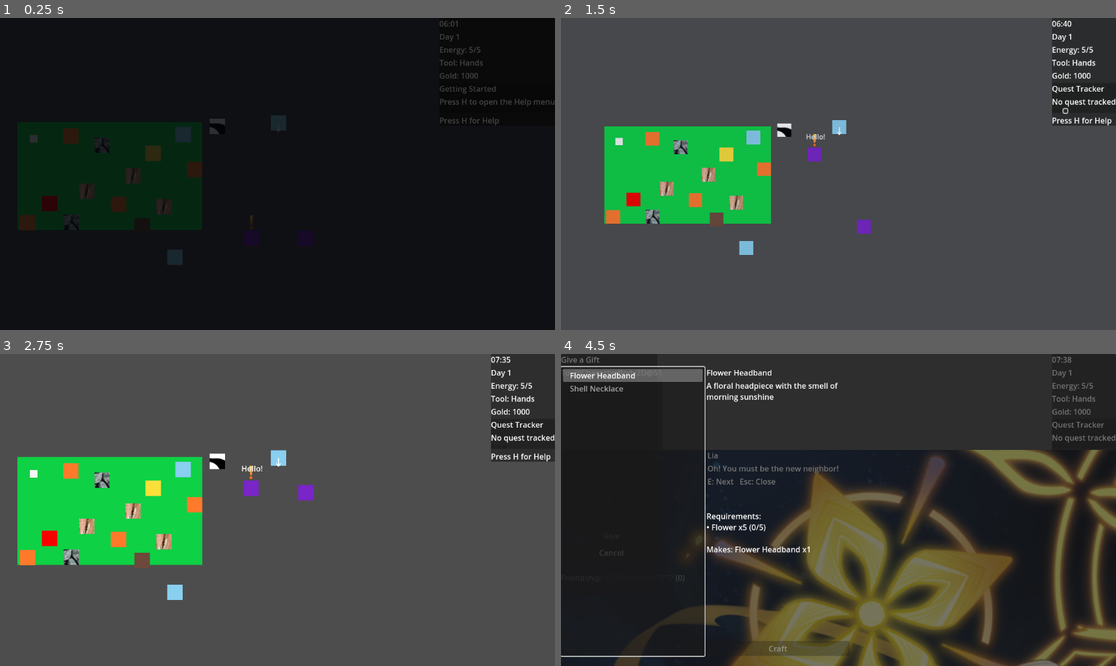
Above: before the commit, frames 1-4 (two rows, left to right).
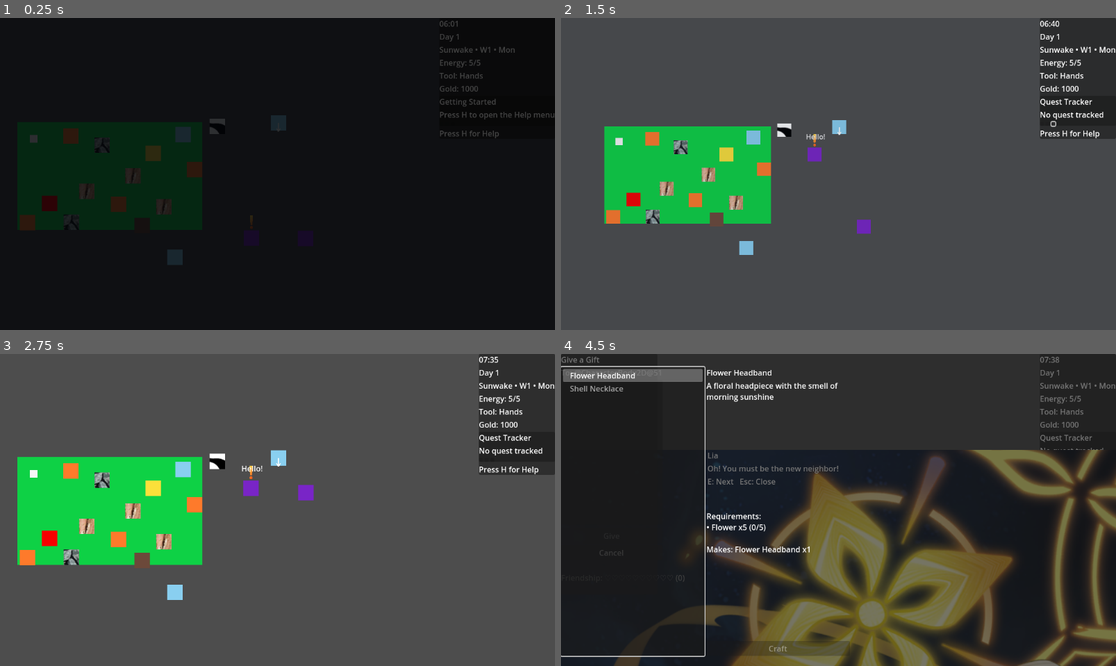
Above: after the commit, the same moments.

Repository: Elias-Fariz/agri-cultured
Game: Godot game, scene res://tscn/Farm.tscn
Two runs of this game, one before a commit and one after it. Both use one fixed random seed, a clock stepped at 60 frames per second and the inputs below.
Inputs (mouse positions are in pixels of both pictures, inside the frame that each line leads up to; where the layout moved, square brackets give the same spot in the first picture):
- Up to frame 1 (0.25 s): no input
- Up to frame 2 (1.5 s): tap H (open_help) at 0.5 s; move the mouse to (960, 158) at 0.52 s; hold D (move_right) 0.53-1.25 s; hold = (camera_zoom_in) 0.53-1.25 s; tap Enter (ui_accept) at 0.77 s; click (1021, 124) [1021, 111] at 1.25 s
- Up to frame 3 (2.75 s): tap H (open_help) at 2 s; move the mouse to (166, 525) at 2.02 s; hold S (move_down) from 2.03 s (still down); tap - (camera_zoom_out) at 2.1 s; tap Enter (ui_accept) at 2.27 s
- Up to frame 4 (4.5 s): tap H (open_help) at 2.75, 4.25 s; move the mouse to (894, 441) at 2.77 s; release S (move_down) at 2.78 s; hold D (move_right) 2.78-3.53 s; hold E (interact) 2.78-3.53 s; move the mouse to (810, 572) at 3.52 s; hold W (move_up) 3.53-4.28 s; tap C (open_crafting) at 3.6 s; move the mouse to (1005, 556) at 4.27 s; hold A (move_left) from 4.28 s (still down); hold G (open_gift) from 4.28 s (still down)

The runs differ from the first frame. In frame 1, 0.7% of the frame differs, in the area x 79-100%, y 9-39%; in frame 2, 2.1%, in the area x 86-100%, y 0-39%; in frame 3, 2.1%; in frame 4, 0.6%.

Commit message:
season start
implementing sunwake and duskhaven, the bi-yearly seasons of the game, with crops turning into resources and more on the way!

Diff:
--- /dev/null
+++ b/autoloads/CalendarSystem.gd
@@ -0,0 +1,106 @@
+# res://autoloads/CalendarSystem.gd
+extends Node
+
+signal calendar_changed
+signal season_changed(new_season: int)
+
+# 28-day seasons, 7-day weeks (your preference)
+@export var days_per_week: int = 7
+@export var days_per_season: int = 28
+
+# Optional: start-of-game baseline
+# Day 1 is the first day of Sunwake by default.
+@export var start_season: int = 0  # 0=Sunwake, 1=Duskhaven
+
+enum Season { SUNWAKE, DUSKHAVEN }
+
+const SEASON_NAMES := {
+	Season.SUNWAKE: "Sunwake",
+	Season.DUSKHAVEN: "Duskhaven",
+}
+
+const DAY_NAMES := ["Mon", "Tue", "Wed", "Thu", "Fri", "Sat", "Sun"]
+
+var _current_season: int = Season.SUNWAKE
+
+func _ready() -> void:
+	_current_season = start_season
+	# Hook into TimeManager
+	if TimeManager != null and TimeManager.has_signal("day_changed"):
+		TimeManager.day_changed.connect(_on_day_changed)
+
+	# Bootstrap
+	_recompute_and_emit(true)
+
+func _on_day_changed(_day: int) -> void:
+	_recompute_and_emit(false)
+
+func _recompute_and_emit(is_bootstrap: bool) -> void:
+	var old_season := _current_season
+	_current_season = get_season()
+
+	if _current_season != old_season and not is_bootstrap:
+		season_changed.emit(_current_season)
+
+	calendar_changed.emit()
+
+# -----------------------------------------------------------------------------
+# Core calendar math (based purely on TimeManager.day)
+# -----------------------------------------------------------------------------
+
+func get_total_day_index() -> int:
+	# Convert TimeManager.day (1-based) -> 0-based index
+	if TimeManager == null:
+		return 0
+	return max(0, int(TimeManager.day) - 1)
+
+func get_season() -> int:
+	# Two-season loop: 28 days each => 56-day cycle
+	var day_index := get_total_day_index()
+	var cycle_len := days_per_season * 2
+	var in_cycle := day_index % cycle_len
+	return Season.SUNWAKE if in_cycle < days_per_season else Season.DUSKHAVEN
+
+func get_season_name() -> String:
+	return String(SEASON_NAMES.get(get_season(), "Unknown"))
+
+func get_day_in_season() -> int:
+	# 1..28
+	return get_season_day_index() + 1
+
+func get_season_day_index() -> int:
+	# 0..27
+	var day_index := get_total_day_index()
+	var cycle_len := days_per_season * 2
+	var in_cycle := day_index % cycle_len
+	if in_cycle >= days_per_season:
+		in_cycle -= days_per_season
+	return in_cycle
+
+func get_week_in_season() -> int:
+	# 1..4 for a 28-day season with 7-day weeks
+	return int(get_season_day_index() / max(1, days_per_week)) + 1
+
+func get_day_of_week_index() -> int:
+	# 0..6
+	return get_total_day_index() % max(1, days_per_week)
+
+func get_day_of_week_name() -> String:
+	var idx := get_day_of_week_index()
+	if idx >= 0 and idx < DAY_NAMES.size():
+		return DAY_NAMES[idx]
+	return "Day"
+
+func get_calendar_string_short() -> String:
+	# Example: "Sunwake • W2 • Thu"
+	return "%s • W%d • %s" % [get_season_name(), get_week_in_season(), get_day_of_week_name()]
+
+func get_calendar_string_long() -> String:
+	# Example: "Sunwake — Week 2 — Thu — Day 10/28"
+	return "%s — Week %d — %s — Day %d/%d" % [
+		get_season_name(),
+		get_week_in_season(),
+		get_day_of_week_name(),
+		get_day_in_season(),
+		days_per_season
+	]
--- /dev/null
+++ b/autoloads/CalendarSystem.tscn
@@ -0,0 +1,6 @@
+[gd_scene load_steps=2 format=3 uid="uid://cctpuew1452ma"]
+
+[ext_resource type="Script" uid="uid://c3r1rx2khtf6q" path="res://autoloads/CalendarSystem.gd" id="1_ao7us"]
+
+[node name="Node" type="Node"]
+script = ExtResource("1_ao7us")
--- /dev/null
+++ b/autoloads/CropDb.gd
@@ -0,0 +1,99 @@
+# res://crops/CropDb.gd
+extends Node
+
+@export var crops: Array[CropData] = []  # drag your CropData resources here
+
+var _by_id: Dictionary = {} # crop_id -> CropData
+
+func _ready() -> void:
+	_rebuild_index()
+
+func _rebuild_index() -> void:
+	_by_id.clear()
+	for c in crops:
+		if c == null:
+			continue
+		var id := c.crop_id.strip_edges()
+		if id == "":
+			continue
+		_by_id[id] = c
+
+func get_crop(crop_id: String) -> CropData:
+	return _by_id.get(crop_id, null)
+
+func is_allowed_in_season(crop: CropData, season_name: String) -> bool:
+	if crop == null:
+		return false
+	if crop.allowed_seasons.is_empty():
+		return true
+	return crop.allowed_seasons.has(season_name)
+
+func get_effective_stage_days(crop: CropData, stage_index: int, season_name: String) -> int:
+	if crop == null:
+		return 1
+	var base := 1
+	if stage_index >= 0 and stage_index < crop.days_per_stage.size():
+		base = int(crop.days_per_stage[stage_index])
+	base = max(1, base)
+
+	if season_name == "Sunwake":
+		base = max(1, base - int(crop.sunwake_stage_days_bonus))
+	elif season_name == "Duskhaven":
+		base = base + int(crop.duskhaven_stage_days_penalty)
+
+	return max(1, base)
+
+func should_chill_today(crop: CropData, season_name: String) -> bool:
+	if crop == null:
+		return false
+	if season_name != "Duskhaven":
+		return false
+	var p := clampf(crop.duskhaven_chill_chance, 0.0, 1.0)
+	return randf() < p
+
+func get_harvest_item(crop: CropData, stage_index: int) -> String:
+	if crop == null:
+		return ""
+
+	if crop.harvest_items_by_stage.size() > 0 and crop.harvest_items_by_stage.has(stage_index):
+		return String(crop.harvest_items_by_stage[stage_index])
+
+	return crop.harvest_item
+
+func get_harvest_yield(crop: CropData, stage_index: int, season_name: String) -> int:
+	if crop == null:
+		return 1
+
+	var qty := 1
+
+	# stage-specific yield overrides
+	if crop.harvest_yields_by_stage.size() > 0 and crop.harvest_yields_by_stage.has(stage_index):
+		qty = int(crop.harvest_yields_by_stage[stage_index])
+	elif crop.harvest_yield_min > 0 or crop.harvest_yield_max > 0:
+		var mn :Variant= max(0, crop.harvest_yield_min)
+		var mx :Variant= max(mn, crop.harvest_yield_max)
+		qty = randi_range(mn, mx)
+	else:
+		qty = max(1, crop.harvest_yield)
+
+	# seasonal multiplier (round to feel fair)
+	var mul := 1.0
+	if season_name == "Sunwake":
+		mul = crop.sunwake_yield_multiplier
+	elif season_name == "Duskhaven":
+		mul = crop.duskhaven_yield_multiplier
+
+	var final_qty := int(round(float(qty) * max(0.01, mul)))
+	return max(1, final_qty)
+
+func get_ripe_stage(crop: CropData) -> int:
+	if crop == null:
+		return -1
+	if crop.ripe_stage >= 0:
+		return crop.ripe_stage
+	return crop.stage_atlas_coords.size() - 1
+
+func get_overripe_stage(crop: CropData) -> int:
+	if crop == null:
+		return -1
+	return crop.overripe_stage
--- /dev/null
+++ b/autoloads/CropDb.tscn
@@ -0,0 +1,12 @@
+[gd_scene load_steps=7 format=3 uid="uid://cybu1x7apco0x"]
+
+[ext_resource type="Script" uid="uid://ce47k2smfx081" path="res://autoloads/CropDb.gd" id="1_6kf2c"]
+[ext_resource type="Script" uid="uid://cmbjjvs5dc80" path="res://data/crops/CropData.gd" id="2_2n75j"]
+[ext_resource type="Resource" uid="uid://dn5ppf46kpq0b" path="res://data/crops/avocado.tres" id="3_hyhmg"]
+[ext_resource type="Resource" uid="uid://bqfq72qldqx62" path="res://data/crops/blueberry.tres" id="4_dcq3g"]
+[ext_resource type="Resource" uid="uid://cf07vhmff4cvl" path="res://data/crops/strawberry.tres" id="5_prl3t"]
+[ext_resource type="Resource" uid="uid://blcs605jkyc5e" path="res://data/crops/watermelon.tres" id="6_q2rma"]
+
+[node name="Node" type="Node"]
+script = ExtResource("1_6kf2c")
+crops = Array[ExtResource("2_2n75j")]([ExtResource("3_hyhmg"), ExtResource("4_dcq3g"), ExtResource("5_prl3t"), ExtResource("6_q2rma")])
--- /dev/null
+++ b/data/crops/CropData.gd
@@ -0,0 +1,49 @@
+# res://crops/CropData.gd
+extends Resource
+class_name CropData
+
+@export var crop_id: String = ""  # e.g. "watermelon" (lowercase key)
+@export var display_name: String = "" # optional, for UI later
+
+# IMPORTANT:
+# This lets you avoid the "one huge atlas forever" problem.
+# You can put different crops in different TileSet atlas sources (different textures),
+# and just set source_id per crop here.
+@export var tile_source_id: int = 1  # default: your crops_source_id
+
+# Stages in the atlas (Vector2i coords)
+@export var stage_atlas_coords: Array[Vector2i] = []
+@export var days_per_stage: Array[int] = []   # same length as stage_atlas_coords
+
+# Water rules
+@export var ignore_water_after_stage: int = -1  # -1 means never ignore
+
+# Harvest rules (simple + advanced)
+@export var harvest_item: String = ""
+@export var harvest_yield: int = 1
+@export var harvest_yield_min: int = 0
+@export var harvest_yield_max: int = 0
+
+@export var harvestable_stages: Array[int] = []  # if empty, final stage harvestable
+@export var harvest_items_by_stage: Dictionary = {}   # { stage(int): "ItemID" }
+@export var harvest_yields_by_stage: Dictionary = {}  # { stage(int): yield(int) }
+
+# Regrow
+@export var regrow_to_stage: int = -1  # -1 means no regrow
+@export var regrow_days: int = 1
+
+# Ripe/overripe indicators
+@export var ripe_stage: int = -1
+@export var overripe_stage: int = -1
+
+# Seasonal tuning (gentle knobs)
+@export var allowed_seasons: Array[String] = ["Sunwake", "Duskhaven"]  # keep cozy: allow both unless you WANT gating
+@export var duskhaven_chill_chance: float = 0.0  # 0.0..1.0 (chance to "not tick" a day)
+@export var sunwake_stage_days_bonus: int = 0     # subtract days (min 1)
+@export var duskhaven_stage_days_penalty: int = 0 # add days
+
+@export var sunwake_yield_multiplier: float = 1.0
+@export var duskhaven_yield_multiplier: float = 1.0
+
+func is_valid() -> bool:
+	return crop_id.strip_edges() != "" and stage_atlas_coords.size() > 0 and days_per_stage.size() == stage_atlas_coords.size()
--- /dev/null
+++ b/data/crops/avocado.tres
@@ -0,0 +1,19 @@
+[gd_resource type="Resource" script_class="CropData" load_steps=2 format=3 uid="uid://dn5ppf46kpq0b"]
+
+[ext_resource type="Script" uid="uid://cmbjjvs5dc80" path="res://data/crops/CropData.gd" id="1_2pup6"]
+
+[resource]
+script = ExtResource("1_2pup6")
+crop_id = "avocado"
+display_name = "Avocado"
+stage_atlas_coords = Array[Vector2i]([Vector2i(0, 3), Vector2i(1, 3), Vector2i(2, 3)])
+days_per_stage = Array[int]([2, 2, 9999])
+ignore_water_after_stage = 1
+harvestable_stages = Array[int]([1, 2])
+harvest_items_by_stage = {
+1: "Avocado",
+2: "Overripe Avocado"
+}
+ripe_stage = 1
+overripe_stage = 2
+metadata/_custom_type_script = "uid://cmbjjvs5dc80"
--- /dev/null
+++ b/data/crops/blueberry.tres
@@ -0,0 +1,16 @@
+[gd_resource type="Resource" script_class="CropData" load_steps=2 format=3 uid="uid://bqfq72qldqx62"]
+
+[ext_resource type="Script" uid="uid://cmbjjvs5dc80" path="res://data/crops/CropData.gd" id="1_i3dyd"]
+
+[resource]
+script = ExtResource("1_i3dyd")
+crop_id = "blueberry"
+display_name = "Blueberry"
+stage_atlas_coords = Array[Vector2i]([Vector2i(0, 1), Vector2i(1, 1), Vector2i(2, 1), Vector2i(3, 1)])
+days_per_stage = Array[int]([1, 1, 1, 9999])
+harvest_item = "Blueberry"
+harvest_yield = 0
+harvest_yield_min = 2
+harvest_yield_max = 4
+regrow_to_stage = 2
+metadata/_custom_type_script = "uid://cmbjjvs5dc80"
--- /dev/null
+++ b/data/crops/strawberry.tres
@@ -0,0 +1,13 @@
+[gd_resource type="Resource" script_class="CropData" load_steps=2 format=3 uid="uid://cf07vhmff4cvl"]
+
+[ext_resource type="Script" uid="uid://cmbjjvs5dc80" path="res://data/crops/CropData.gd" id="1_b3eid"]
+
+[resource]
+script = ExtResource("1_b3eid")
+crop_id = "strawberry"
+display_name = "Strawberry"
+stage_atlas_coords = Array[Vector2i]([Vector2i(0, 2), Vector2i(1, 2), Vector2i(2, 2), Vector2i(3, 2)])
+days_per_stage = Array[int]([1, 1, 1, 9999])
+harvest_item = "Strawberry"
+regrow_to_stage = 1
+metadata/_custom_type_script = "uid://cmbjjvs5dc80"
--- /dev/null
+++ b/data/crops/watermelon.tres
@@ -0,0 +1,12 @@
+[gd_resource type="Resource" script_class="CropData" load_steps=2 format=3 uid="uid://blcs605jkyc5e"]
+
+[ext_resource type="Script" uid="uid://cmbjjvs5dc80" path="res://data/crops/CropData.gd" id="1_s660x"]
+
+[resource]
+script = ExtResource("1_s660x")
+crop_id = "watermelon"
+display_name = "Watermelon"
+stage_atlas_coords = Array[Vector2i]([Vector2i(0, 0), Vector2i(1, 0), Vector2i(2, 0)])
+days_per_stage = Array[int]([1, 1, 9999])
+harvest_item = "Watermelon"
+metadata/_custom_type_script = "uid://cmbjjvs5dc80"
--- a/project.godot
+++ b/project.godot
@@ -28,6 +28,8 @@
 ToolSystem="*res://autoloads/ToolSystem.gd"
 CutsceneDirector="*res://autoloads/CutsceneDirector.gd"
 FadeOverlay="*res://autoloads/FadeOverlay.gd"
+CropDb="*res://autoloads/CropDb.tscn"
+CalendarSystem="*res://autoloads/CalendarSystem.tscn"
 
 [input]
 
--- a/scripts/Farm.gd
+++ b/scripts/Farm.gd
@@ -23,50 +23,50 @@
 # - stages: atlas coords in crops.png
 # - days: how many days each stage lasts (final stage can be huge like 9999)
 # - harvest_item: what to add to inventory on harvest
-var crop_defs := {
-	"watermelon": {
-		"stages": [Vector2i(0,0), Vector2i(1,0), Vector2i(2,0)],
-		"days":   [1, 1, 9999],
-		"harvest_item": "Watermelon",
-		"harvest_yield": 1,
-	},
-
-	"blueberry": {
-		"stages": [Vector2i(0,1), Vector2i(1,1), Vector2i(2,1), Vector2i(3,1)],
-		"days":   [1, 1, 1, 9999],
-		"harvest_item": "Blueberry",
-		"harvest_yield_min": 2,
-		"harvest_yield_max": 4,
-		"regrow_to_stage": 2,
-		"regrow_days": 1,
-	},
-
-	"strawberry": {
-		"stages": [Vector2i(0,2), Vector2i(1,2), Vector2i(2,2), Vector2i(3,2)],
-		"days":   [1, 1, 1, 9999],
-		"harvest_item": "Strawberry",
-		"harvest_yield": 1,
-		"regrow_to_stage": 1,
-		"regrow_days": 1,
-	},
-
-	"avocado": {
-		"stages": [Vector2i(0,3), Vector2i(1,3), Vector2i(2,3)],
-		"days":   [2, 2, 9999],
-		"harvest_items_by_stage": {
-			1: "Avocado",
-			2: "Overripe Avocado",
-		},
-		"harvest_yields_by_stage": {
-			1: 1,
-			2: 1,
-		},
-		"harvestable_stages": [1, 2],
-		"ignore_water_after_stage": 1,
-		"ripe_stage": 1,
-		"overripe_stage": 2,
-	},
-}
+#var crop_defs := {
+	#"watermelon": {
+		#"stages": [Vector2i(0,0), Vector2i(1,0), Vector2i(2,0)],
+		#"days":   [1, 1, 9999],
+		#"harvest_item": "Watermelon",
+		#"harvest_yield": 1,
+	#},
+#
+	#"blueberry": {
+		#"stages": [Vector2i(0,1), Vector2i(1,1), Vector2i(2,1), Vector2i(3,1)],
+		#"days":   [1, 1, 1, 9999],
+		#"harvest_item": "Blueberry",
+		#"harvest_yield_min": 2,
+		#"harvest_yield_max": 4,
+		#"regrow_to_stage": 2,
+		#"regrow_days": 1,
+	#},
+#
+	#"strawberry": {
+		#"stages": [Vector2i(0,2), Vector2i(1,2), Vector2i(2,2), Vector2i(3,2)],
+		#"days":   [1, 1, 1, 9999],
+		#"harvest_item": "Strawberry",
+		#"harvest_yield": 1,
+		#"regrow_to_stage": 1,
+		#"regrow_days": 1,
+	#},
+#
+	#"avocado": {
+		#"stages": [Vector2i(0,3), Vector2i(1,3), Vector2i(2,3)],
+		#"days":   [2, 2, 9999],
+		#"harvest_items_by_stage": {
+			#1: "Avocado",
+			#2: "Overripe Avocado",
+		#},
+		#"harvest_yields_by_stage": {
+			#1: 1,
+			#2: 1,
+		#},
+		#"harvestable_stages": [1, 2],
+		#"ignore_water_after_stage": 1,
+		#"ripe_stage": 1,
+		#"overripe_stage": 2,
+	#},
+#}
 
 # crop_state[cell] = { "type": String, "stage": int, "days_left": int }
 var crop_state: Dictionary = {}
@@ -296,8 +296,10 @@
 func _try_plant_crop_return_success(crop_name: String) -> bool:
 	if GameState.is_gameplay_locked():
 		return false
-	if not crop_defs.has(crop_name):
-		print("Unknown crop: ", crop_name)
+
+	var crop := CropDb.get_crop(crop_name) if CropDb != null else null
+	if crop == null or not crop.is_valid():
+		print("Unknown/invalid crop: ", crop_name)
 		return false
 
 	var player_cell: Vector2i = ground.local_to_map(ground.to_local(player.global_position))
@@ -318,16 +320,22 @@
 		print("Something already on that tile.")
 		return false
 
-	var def: Dictionary = crop_defs[crop_name]
-	var stages: Array = def["stages"]
-	var days: Array = def["days"]
-
-	objects.set_cell(0, cell, crops_source_id, stages[0])
+	# Optional: gentle seasonal gating (OFF by default if allowed_seasons has both)
+	var season_name :Variant= CalendarSystem.season if CalendarSystem != null else "Sunwake"
+	if not CropDb.is_allowed_in_season(crop, season_name):
+		print("This crop doesn't like this season:", season_name)
+		return false
+
+	# Place stage 0 tile
+	var stage0 := crop.stage_atlas_coords[0]
+	objects.set_cell(0, cell, crop.tile_source_id, stage0)
+
+	var days0 := CropDb.get_effective_stage_days(crop, 0, season_name)
 
 	crop_state[cell] = {
 		"type": crop_name,
 		"stage": 0,
-		"days_left": int(days[0])
+		"days_left": int(days0)
 	}
 
 	print("Planted ", crop_name, " at ", cell)
@@ -336,23 +344,21 @@
 	return true
 
 func _advance_all_crops_one_day(raining: bool = false) -> void:
+	var season_name :Variant= CalendarSystem.season if CalendarSystem != null else "Sunwake"
+
 	var cells := crop_state.keys()
-
 	for cell in cells:
 		var data: Dictionary = crop_state[cell]
-		var crop_name := String(data["type"])
-
-		if not crop_defs.has(crop_name):
+		var crop_name := String(data.get("type", ""))
+
+		var crop := CropDb.get_crop(crop_name) if CropDb != null else null
+		if crop == null or not crop.is_valid():
 			continue
 
-		var def: Dictionary = crop_defs[crop_name]
-		var stages: Array = def["stages"]
-		var days: Array = def["days"]
-
-		var stage: int = int(data["stage"])
+		var stage: int = int(data.get("stage", 0))
 		var watered := (raining or is_cell_watered(cell))
 
-		var ignore_after := int(def.get("ignore_water_after_stage", -1))
+		var ignore_after := int(crop.ignore_water_after_stage)
 		var needs_water := true
 		if ignore_after != -1 and stage >= ignore_after:
 			needs_water = false
@@ -360,7 +366,13 @@
 		if needs_water and not watered:
 			continue
 
-		var days_left: int = int(data["days_left"]) - 1
+		# Duskhaven "chill day" (soft slowdown, not constant punishment)
+		if CropDb != null and CropDb.should_chill_today(crop, season_name):
+			# Still keep indicator updated (optional)
+			_update_crop_indicator(cell)
+			continue
+
+		var days_left: int = int(data.get("days_left", 1)) - 1
 		data["days_left"] = days_left
 
 		if days_left > 0:
@@ -369,20 +381,20 @@
 
 		var next_stage := stage + 1
 
-		if next_stage >= stages.size():
-			data["stage"] = stages.size() - 1
+		if next_stage >= crop.stage_atlas_coords.size():
+			data["stage"] = crop.stage_atlas_coords.size() - 1
 			data["days_left"] = 9999
 			crop_state[cell] = data
 			continue
 
 		data["stage"] = next_stage
-		data["days_left"] = int(days[next_stage])
+		data["days_left"] = CropDb.get_effective_stage_days(crop, next_stage, season_name)
 		crop_state[cell] = data
 
-		objects.set_cell(0, cell, crops_source_id, stages[next_stage])
+		objects.set_cell(0, cell, crop.tile_source_id, crop.stage_atlas_coords[next_stage])
 
 		print(crop_name, " grew to stage ", next_stage, " at ", cell,
-			" (watered=", watered, ", needs_water=", needs_water, ")")
+			" (watered=", watered, ", needs_water=", needs_water, ", season=", season_name, ")")
 
 		_update_crop_indicator(cell)
 
@@ -409,48 +421,31 @@
 		return false
 
 	var data: Dictionary = crop_state[cell]
-	var crop_name := String(data["type"])
-	if not crop_defs.has(crop_name):
+	var crop_name := String(data.get("type", ""))
+	var crop := CropDb.get_crop(crop_name) if CropDb != null else null
+	if crop == null or not crop.is_valid():
 		return false
 
-	var def: Dictionary = crop_defs[crop_name]
-	var stage: int = int(data["stage"])
-
-	if def.has("harvestable_stages"):
-		var hs: Array = def["harvestable_stages"]
-		return hs.has(stage)
-
-	var stages: Array = def["stages"]
-	return stage >= (stages.size() - 1)
+	var stage: int = int(data.get("stage", 0))
+
+	if not crop.harvestable_stages.is_empty():
+		return crop.harvestable_stages.has(stage)
+
+	return stage >= (crop.stage_atlas_coords.size() - 1)
 
 func _harvest_crop(cell: Vector2i) -> void:
+	var season_name :Variant= CalendarSystem.season if CalendarSystem != null else "Sunwake"
+
 	var data: Dictionary = crop_state[cell]
-	var crop_name := String(data["type"])
-	var def: Dictionary = crop_defs[crop_name]
-	var stage: int = int(data["stage"])
-
-	var item_name: String = ""
-	var qty: int = 1
-
-	if def.has("harvest_items_by_stage"):
-		var hib: Dictionary = def["harvest_items_by_stage"]
-		item_name = String(hib.get(stage, ""))
-	else:
-		item_name = String(def.get("harvest_item", ""))
-
-	if def.has("harvest_yields_by_stage"):
-		var hyb: Dictionary = def["harvest_yields_by_stage"]
-		qty = int(hyb.get(stage, 1))
-	elif def.has("harvest_yield_min") and def.has("harvest_yield_max"):
-		var mn := int(def["harvest_yield_min"])
-		var mx := int(def["harvest_yield_max"])
-		if mx < mn:
-			var tmp := mn
-			mn = mx
-			mx = tmp
-		qty = randi_range(mn, mx)
-	else:
-		qty = int(def.get("harvest_yield", 1))
+	var crop_name := String(data.get("type", ""))
+	var crop := CropDb.get_crop(crop_name) if CropDb != null else null
+	if crop == null or not crop.is_valid():
+		return
+
+	var stage: int = int(data.get("stage", 0))
+
+	var item_name := CropDb.get_harvest_item(crop, stage) if CropDb != null else ""
+	var qty := CropDb.get_harvest_yield(crop, stage, season_name) if CropDb != null else 1
 
 	if item_name == "":
 		print("Harvest failed: no harvest item defined for crop:", crop_name, " stage:", stage)
@@ -464,16 +459,16 @@
 	_play_sfx(sfx_harvest, _cell_to_world_center(cell))
 	player.camera_shake(1.5, 0.08, 28.0, 12.0)
 
-	if def.has("regrow_to_stage"):
-		var regrow_stage := int(def["regrow_to_stage"])
-		var regrow_days := int(def.get("regrow_days", 1))
+	# Regrow support
+	if crop.regrow_to_stage >= 0:
+		var regrow_stage := int(crop.regrow_to_stage)
+		var regrow_days := int(crop.regrow_days)
 
 		data["stage"] = regrow_stage
-		data["days_left"] = regrow_days
+		data["days_left"] = max(1, regrow_days)
 		crop_state[cell] = data
 
-		var stages: Array = def["stages"]
-		objects.set_cell(0, cell, crops_source_id, stages[regrow_stage])
+		objects.set_cell(0, cell, crop.tile_source_id, crop.stage_atlas_coords[regrow_stage])
 		print("Regrow: set ", crop_name, " back to stage ", regrow_stage, " for ", regrow_days, " day(s).")
 		_update_crop_indicator(cell)
 		return
@@ -622,22 +617,17 @@
 	var crop_name := String(data.get("type", ""))
 	var stage := int(data.get("stage", 0))
 
-	if not crop_defs.has(crop_name):
+	var crop := CropDb.get_crop(crop_name) if CropDb != null else null
+	if crop == null or not crop.is_valid():
 		return ""
 
-	var def: Dictionary = crop_defs[crop_name]
-	var stages: Array = def["stages"]
-	var final_stage := stages.size() - 1
-
-	var ripe_stage := int(def.get("ripe_stage", final_stage))
-	var overripe_stage := int(def.get("overripe_stage", -1))
+	var ripe_stage := CropDb.get_ripe_stage(crop) if CropDb != null else (crop.stage_atlas_coords.size() - 1)
+	var overripe_stage := CropDb.get_overripe_stage(crop) if CropDb != null else -1
 
 	if overripe_stage >= 0 and stage >= overripe_stage:
 		return "overripe"
-
 	if stage >= ripe_stage:
 		return "ripe"
-
 	return ""
 
 func _update_crop_indicator(cell: Vector2i) -> void:
--- a/scripts/HUD.gd
+++ b/scripts/HUD.gd
@@ -12,12 +12,24 @@
 @onready var tool_label: Label = $TopRightPanel/VBoxContainer/ToolLabel
 @onready var money_label: Label = $TopRightPanel/VBoxContainer/MoneyLabel
 
+# NEW (safe): calendar label (won’t crash if you haven’t added it yet)
+@onready var calendar_label: Label = get_node_or_null("TopRightPanel/VBoxContainer/CalendarLabel") as Label
+
 
 func _ready() -> void:
 	super._ready()
 	_refresh()
+
 	TimeManager.time_changed.connect(func(_m): _refresh())
 	TimeManager.day_changed.connect(func(_d): _refresh())
+
+	# CalendarSystem is optional: only hook if it exists
+	if CalendarSystem != null:
+		if CalendarSystem.has_signal("calendar_changed"):
+			CalendarSystem.calendar_changed.connect(_refresh)
+		if CalendarSystem.has_signal("season_changed"):
+			CalendarSystem.season_changed.connect(func(_s): _refresh())
+
 	_update_money_label(MoneySystem.current_money)
 	MoneySystem.money_changed.connect(_update_money_label)
 
@@ -40,12 +52,23 @@
 	else:
 		warning_label.visible = false
 
+
 func _update_money_label(amount: int) -> void:
 	money_label.text = "Gold: %d" % amount
+
 
 func _refresh() -> void:
 	time_label.text = TimeManager.get_time_string()
 	day_label.text = "Day %d" % TimeManager.day
+
+	# NEW: calendar display (season/week/day-of-week)
+	if calendar_label != null:
+		if CalendarSystem != null and CalendarSystem.has_method("get_calendar_string_short"):
+			# Example: "Sunwake • W2 • Thu"
+			calendar_label.text = CalendarSystem.get_calendar_string_short()
+		else:
+			calendar_label.text = ""
+
 
 func _enable_ui_on_play(node: CanvasItem) -> void:
 	if Engine.is_editor_hint():
--- a/ui/DialogueUI.tscn
+++ b/ui/DialogueUI.tscn
@@ -12,6 +12,7 @@
 is_modal = true
 
 [node name="Box" type="Panel" parent="."]
+visible = false
 custom_minimum_size = Vector2(600, 250)
 anchors_preset = 14
 anchor_top = 0.5
--- a/ui/HUD.tscn
+++ b/ui/HUD.tscn
@@ -24,6 +24,9 @@
 layout_mode = 2
 
 [node name="DayLabel" type="Label" parent="TopRightPanel/VBoxContainer"]
+layout_mode = 2
+
+[node name="CalendarLabel" type="Label" parent="TopRightPanel/VBoxContainer"]
 layout_mode = 2
 
 [node name="EnergyLabel" type="Label" parent="TopRightPanel/VBoxContainer"]
--- a/ui/QuestBoardUI.tscn
+++ b/ui/QuestBoardUI.tscn
@@ -10,6 +10,7 @@
 tutorial_ui_id = "townboard"
 
 [node name="Panel" type="PanelContainer" parent="."]
+visible = false
 anchors_preset = 15
 anchor_right = 1.0
 anchor_bottom = 1.0
Not shown, added: autoloads/CalendarSystem.gd.uid
Not shown, added: autoloads/CropDb.gd.uid
Not shown, added: data/crops/CropData.gd.uid
Not shown, changed: requirements.txt
